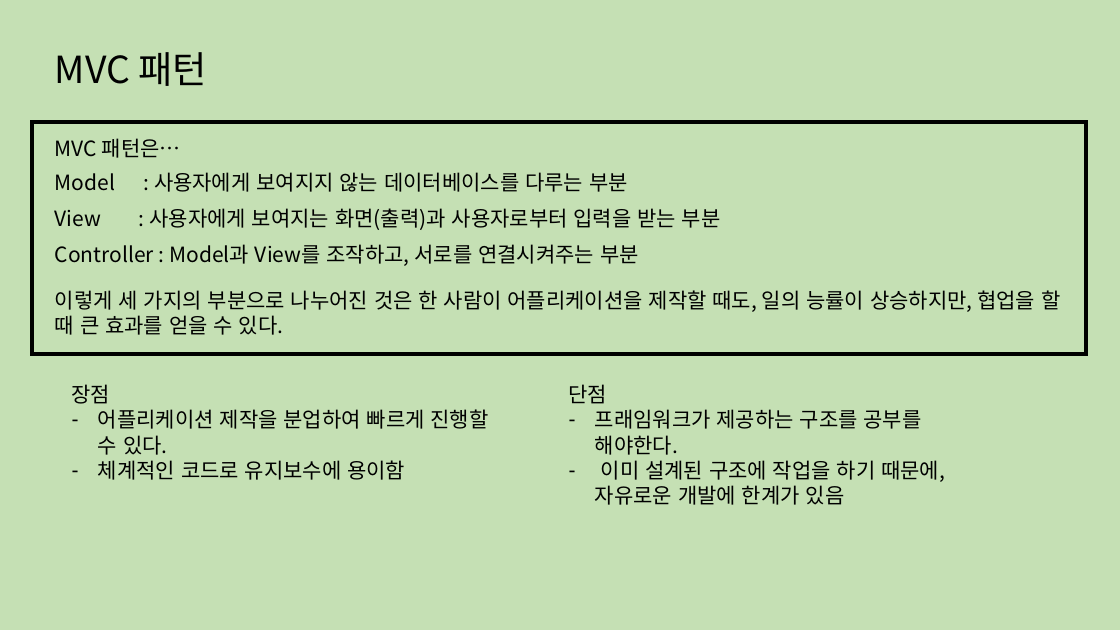
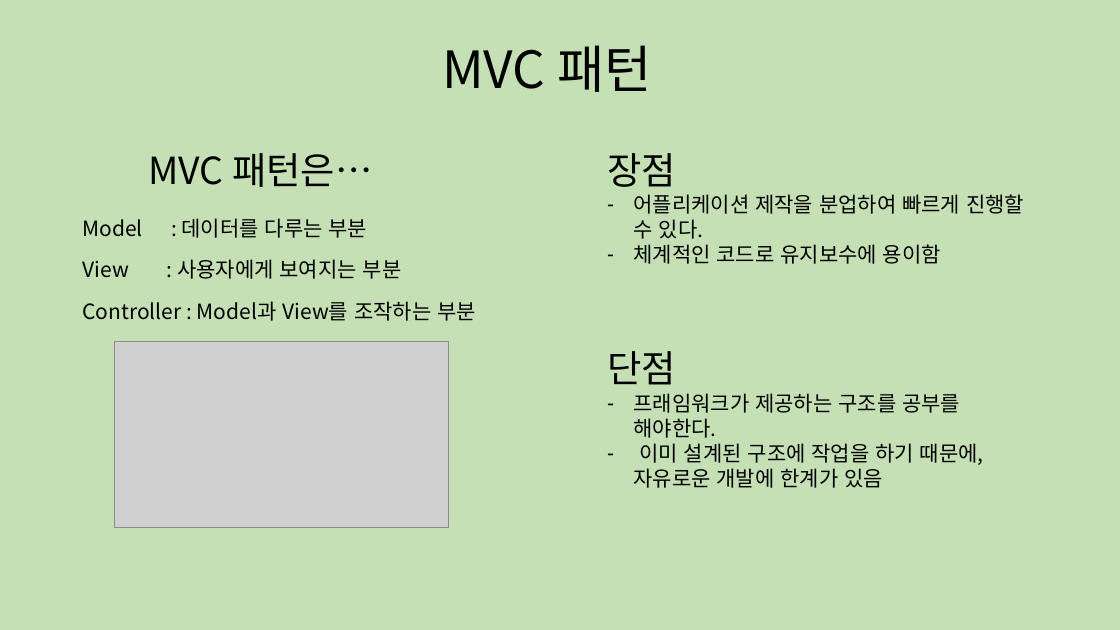
Before and after one commit to Runtym/osf-homework, a slide deck: slide 3 of src/kimsunmin/H5work.pptx. Drawn at 1120x630 pixels with LibreOffice and Linux fonts; fonts in the diff are those of the drawing; grey boxes stand for pictures. Boxes give left, top, right and bottom in pixels: in the first picture for what was removed or moved away, otherwise in the second. Text is boxed around its words. In the diff, an @@ line names an element or a change of style, - is before the commit and + after.

```diff
--- a/src/kimsunmin/H5work.pptx
+++ b/src/kimsunmin/H5work.pptx
@@ text "MVC 패턴": place and size @@
-text "MVC 패턴" at (55, 52, 207, 86)
+text "MVC 패턴" at (442, 45, 651, 92)
@@ text "MVC 패턴" at (442, 45, 651, 92): size 32 to 44 pt; alignment left to centre @@
@@ rectangle removed at (32, 122, 1086, 354) @@
@@ text "MVC 패턴은…": place and size @@
-text "MVC 패턴은…" at (55, 138, 181, 158)
+text "MVC 패턴은…" at (149, 153, 372, 187)
@@ text "MVC 패턴은…" at (149, 153, 372, 187): size 18 to 32 pt @@
@@ text "장점": place and size @@
-text "장점" at (72, 384, 489, 480)
+text "장점" at (607, 153, 1024, 264)
@@ text at (607, 153, 676, 187): size 18 to 32 pt in "장점" @@
@@ text at (83, 218, 368, 238): text changed @@
-Model : 사용자에게 보여지지 않는 데이터베이스를 다루는 부분
+Model : 데이터를 다루는 부분
@@ text at (83, 259, 402, 279): text changed @@
-View : 사용자에게 보여지는 화면(출력)과 사용자로부터 입력을 받는 부분
+View : 사용자에게 보여지는 부분
@@ text removed at (55, 290, 1060, 335) @@
-이렇게 세 가지의 부분으로 나누어진 것은 한 사람이 어플리케이션을 제작할 때도, 일의 능률이 상승하지만, 협업을 할 때 큰 효과를 얻을 수 있다.
@@ text at (82, 301, 476, 321): text changed @@
-Controller : Model과 View를 조작하고, 서로를 연결시켜주는 부분
+Controller : Model과 View를 조작하는 부분
@@ picture added at (114, 342, 449, 528) @@
@@ text "단점": place and size @@
-text "단점" at (569, 384, 945, 505)
+text "단점" at (607, 351, 984, 488)
@@ text at (607, 351, 676, 385): size 18 to 32 pt in "단점" @@
```
Also in this commit, not shown: 2 other slides changed.
